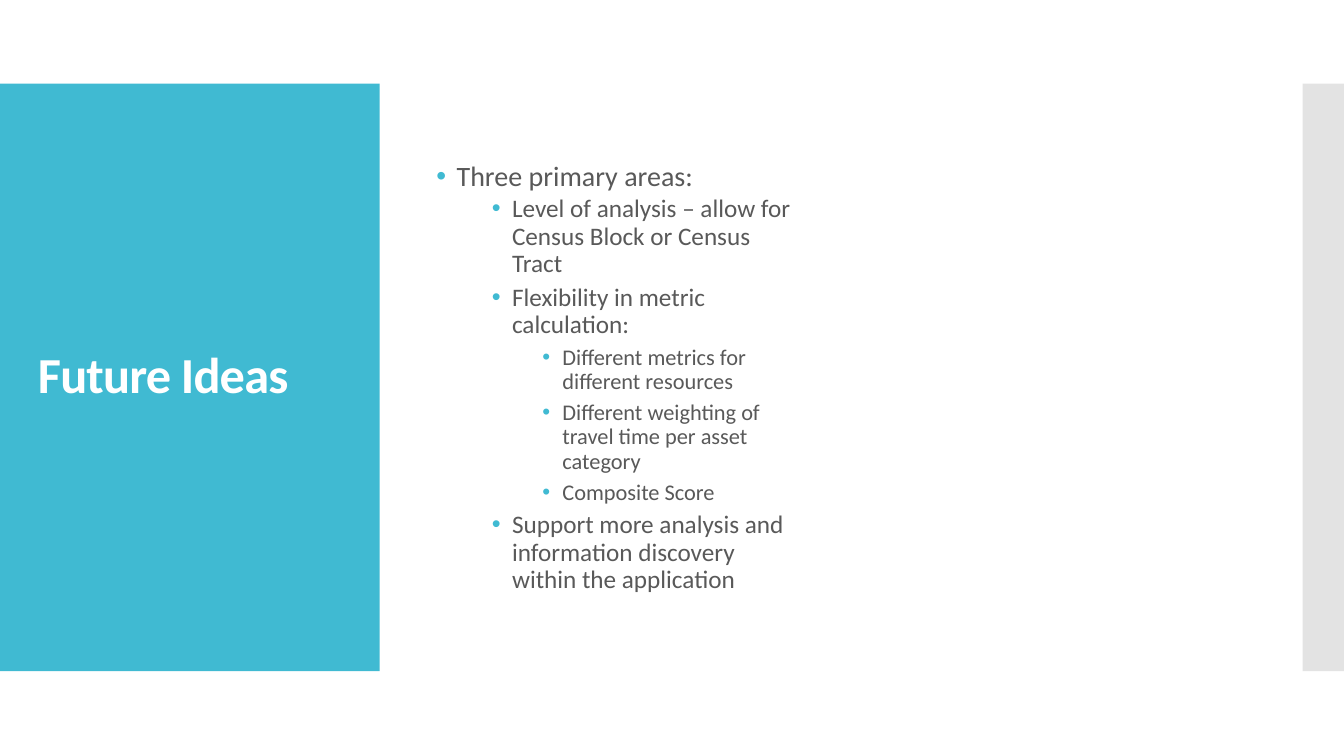
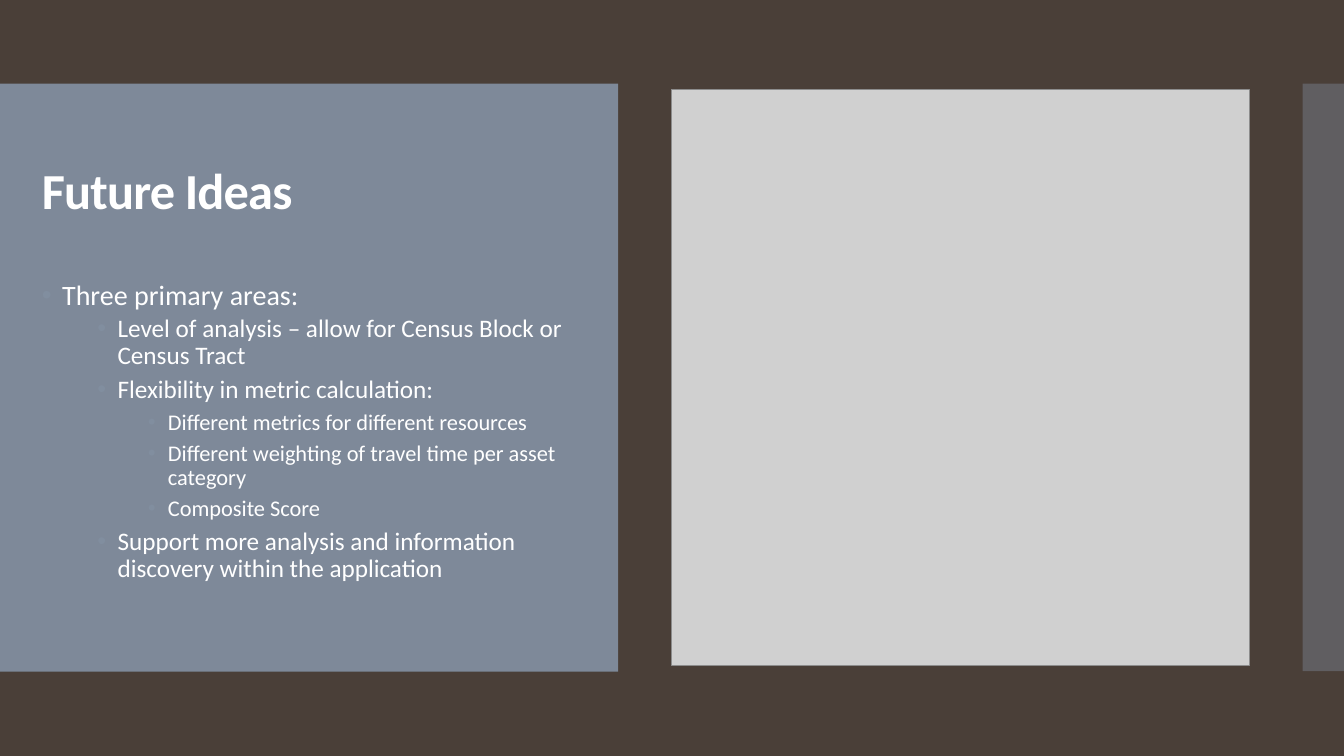
Before and after one commit to jwattier/nycdsa_ccc_nyc, a slide deck: slide 11 of Better Together CCC NYC.pptx (slide 10 before the commit). Drawn at 1344x756 pixels with LibreOffice and Linux fonts; fonts in the diff are those of the drawing; grey boxes stand for pictures. Boxes give left, top, right and bottom in pixels: in the first picture for what was removed or moved away, otherwise in the second. Text is boxed around its words. In the diff, an @@ line names an element or a change of style, - is before the commit and + after.

```diff
--- a/Better Together CCC NYC.pptx
+++ b/Better Together CCC NYC.pptx
@@ background #FFFFFF to #4A3F38 @@
@@ rectangle added at bbox=[0, 0, 1344, 756], fill #4A3F38 @@
@@ rectangle at bbox=[0, 84, 380, 671]: fill #40BAD2 to #818E9F at 95% opacity @@
@@ rectangle added at bbox=[0, 84, 380, 671], fill #818E9F at 95% opacity @@
@@ rectangle added at bbox=[0, 84, 618, 671], fill #818E9F at 95% opacity @@
@@ rectangle at bbox=[1303, 84, 1344, 671]: fill #C8C8C8 at 50% opacity to #818E9F at 40% opacity @@
@@ rectangle added at bbox=[1303, 84, 1344, 671], fill #818E9F at 40% opacity @@
@@ rectangle added at bbox=[1303, 84, 1344, 671], fill #818E9F at 40% opacity @@
@@ picture added at bbox=[671, 90, 1249, 665] @@
@@ title "Future Ideas": place and size @@
-title "Future Ideas" at bbox=[38, 357, 288, 394]
+title "Future Ideas" at bbox=[42, 173, 292, 210]
@@ text "Three primary areas:": place and size @@
-text "Three primary areas:" at bbox=[457, 166, 790, 592]
+text "Three primary areas:" at bbox=[62, 285, 562, 581]
@@ text "Three primary areas:" at bbox=[62, 285, 562, 581]: text colour #595959 to #FFFFFF; bullet colour #40BAD2 to #818E9F; vertical alignment middle to top @@
```
Also in this commit, not shown: 10 other slides changed, 1 slide added, 6 other files.
